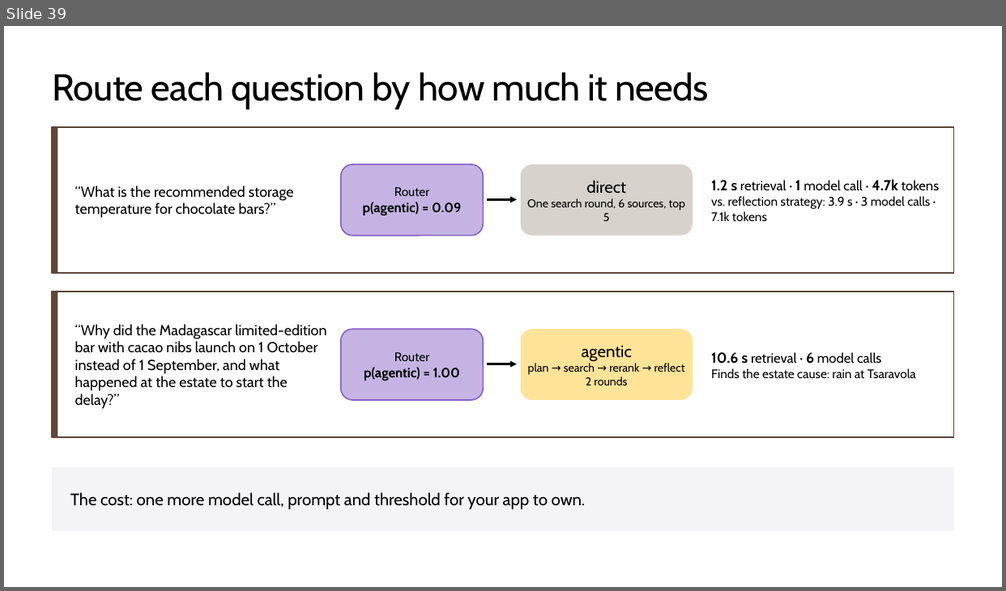
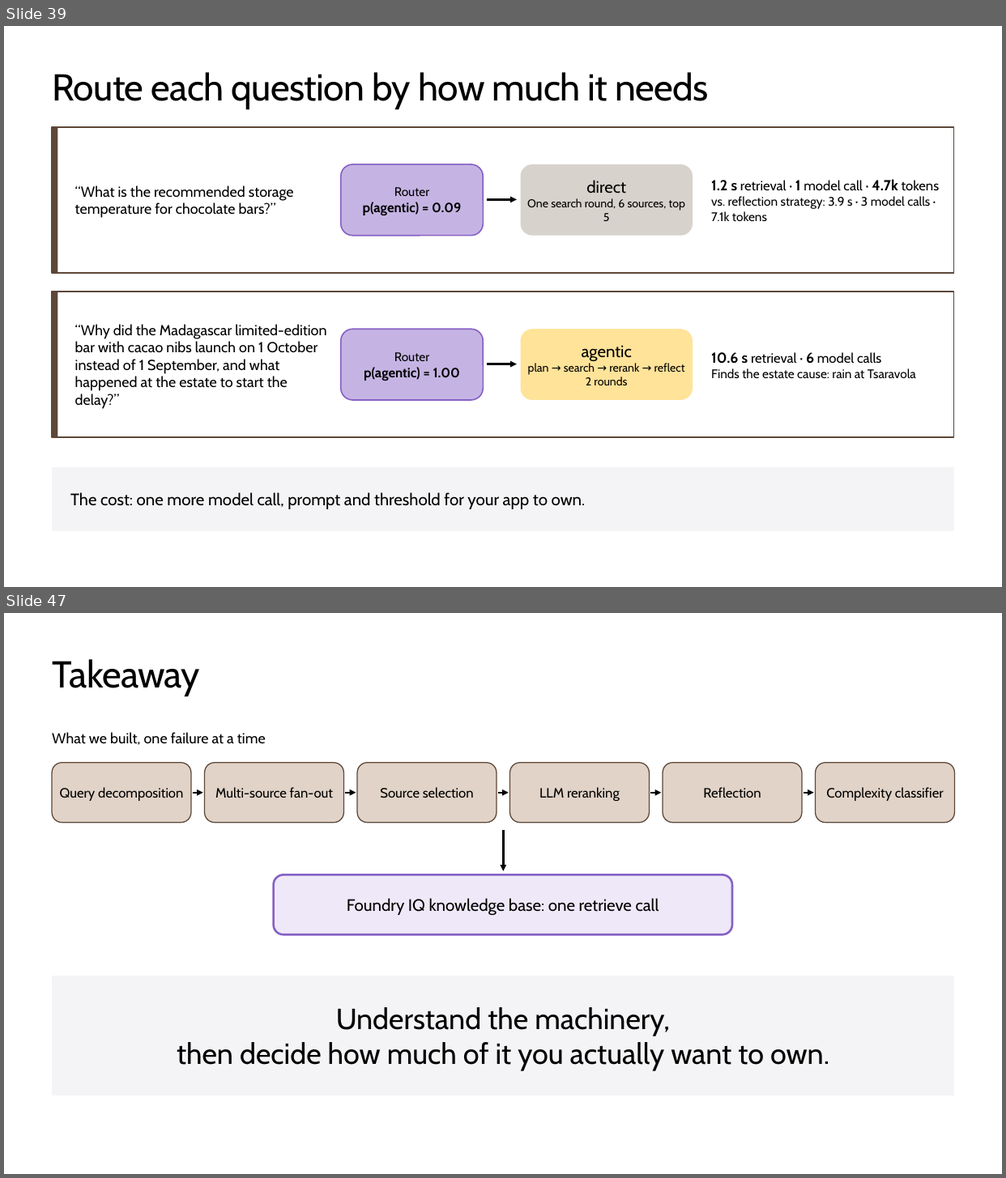
Before and after one commit to microsoft/ignite26-BRK300-building-agentic-retrieval-from-diy-to-foundry-iq, a slide deck: IgniteBRK300-WorkingDeck.pptx. Shown one above the other, each under a label of ours: slide 39 before the commit, slides 39 and 47 after it; the slides between them are not shown. The pictures are 1006x591 and 1006x1178 pixels, drawn with LibreOffice and Linux fonts; fonts in the diff are those of the drawing; background and template pictures are left out. Boxes give left, top, right and bottom in pixels: in the first picture for what was removed or moved away, otherwise in the second. Text is boxed around its words. In the diff, an @@ line names an element or a change of style, - is before the commit and + after.

Commit message:
Foundry IQ slides; one six-source knowledge base; remove MCP pages

```diff
--- a/IgniteBRK300-WorkingDeck.pptx
+++ b/IgniteBRK300-WorkingDeck.pptx
@@ slide 47 added at bbox=[4, 613, 1002, 1174], background #FFFFFF @@
@@ title added at bbox=[52, 659, 199, 696], 36 pt, text #000000 @@
+Takeaway
@@ text added at bbox=[52, 732, 266, 745], 14 pt, text #000000 @@
+What we built, one failure at a time
@@ rounded rectangle added at bbox=[52, 763, 191, 823], fill #E1D3C7, outline #5C4738 1 pt, 13 pt, text #000000 @@
+Query decomposition
@@ rounded rectangle added at bbox=[205, 763, 344, 823], fill #E1D3C7, outline #5C4738 1 pt, 13 pt, text #000000 @@
+Multi-source fan-out
@@ rounded rectangle added at bbox=[357, 763, 496, 823], fill #E1D3C7, outline #5C4738 1 pt, 13 pt, text #000000 @@
+Source selection
@@ rounded rectangle added at bbox=[510, 763, 650, 823], fill #E1D3C7, outline #5C4738 1 pt, 13 pt, text #000000 @@
+LLM reranking
@@ rounded rectangle added at bbox=[663, 763, 802, 823], fill #E1D3C7, outline #5C4738 1 pt, 13 pt, text #000000 @@
+Reflection
@@ rounded rectangle added at bbox=[816, 763, 955, 823], fill #E1D3C7, outline #5C4738 1 pt, 13 pt, text #000000 @@
+Complexity classifier
@@ arrow added from (193, 793) to (203, 793), #000000 1.25 pt @@
@@ arrow added from (345, 793) to (356, 793), #000000 1.25 pt @@
@@ arrow added from (498, 793) to (509, 793), #000000 1.25 pt @@
@@ arrow added from (651, 793) to (661, 793), #000000 1.25 pt @@
@@ arrow added from (803, 793) to (814, 793), #000000 1.25 pt @@
@@ arrow added from (503, 830) to (503, 871), #000000 2 pt @@
@@ rounded rectangle added at bbox=[274, 875, 732, 935], fill #EFE8F8, outline #8661C5 2 pt, 16 pt, text #000000 @@
+Foundry IQ knowledge base: one retrieve call
@@ rectangle added at bbox=[52, 976, 954, 1096], fill #F4F3F5, 28 pt, text #000000 @@
+Understand the machinery,
+then decide how much of it you actually want to own.
```
Also in this commit, not shown: 7 other slides added, 21 other files.
